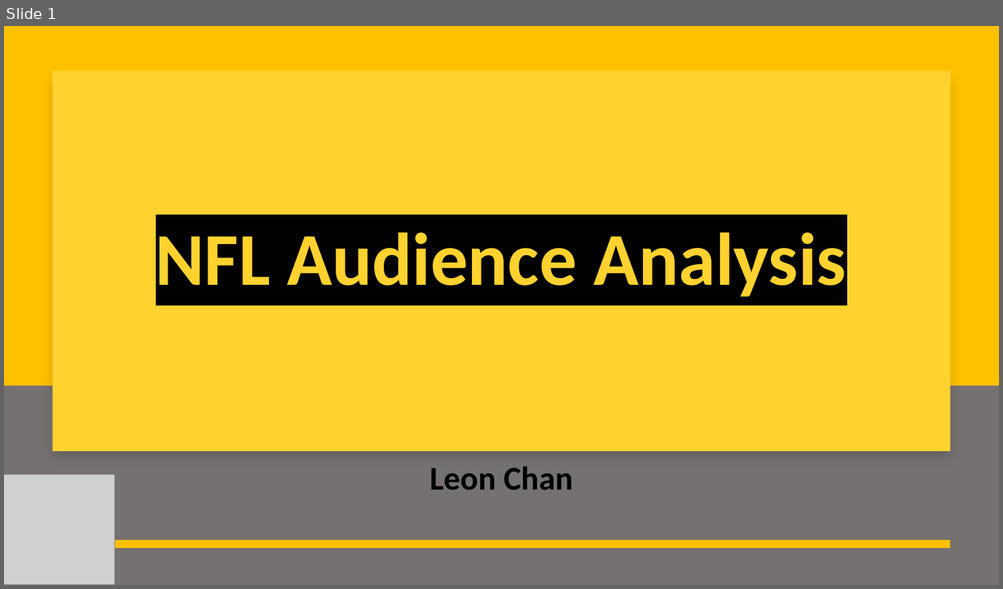
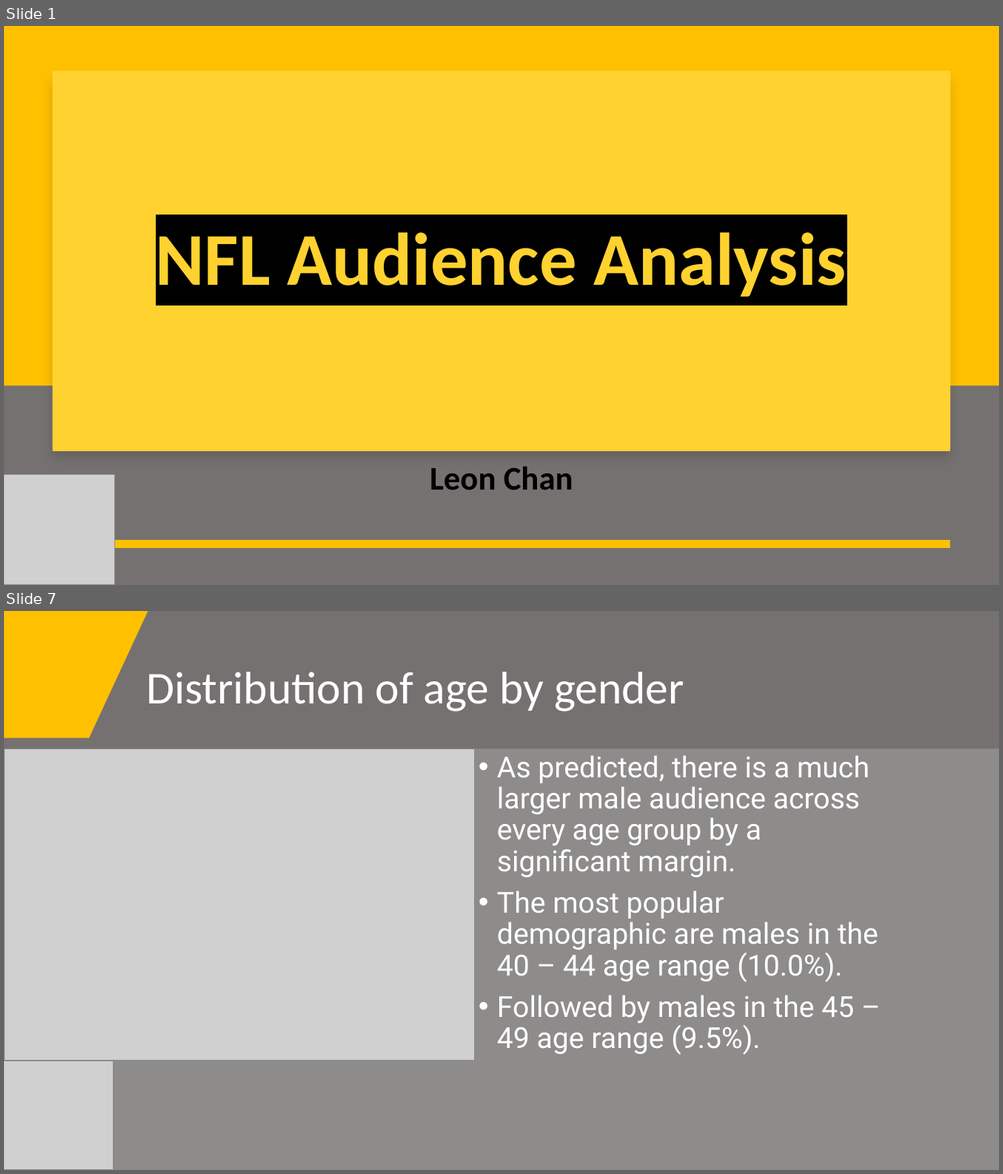
Before and after one commit to leonghchan/nfl-audience-analysis, a slide deck: NFL_Audience_Presentation.pptx. Shown one above the other, each under a label of ours: slide 1 before the commit, slides 1 and 7 after it; the slides between them are not shown. The pictures are 1003x589 and 1003x1174 pixels, drawn with LibreOffice and Linux fonts; fonts in the diff are those of the drawing; grey boxes stand for pictures. Boxes give left, top, right and bottom in pixels: in the first picture for what was removed or moved away, otherwise in the second. Text is boxed around its words. In the diff, an @@ line names an element or a change of style, - is before the commit and + after.

```diff
--- a/NFL_Audience_Presentation.pptx
+++ b/NFL_Audience_Presentation.pptx
@@ slide 7 added at <box>4,611,999,1170</box>, background #767171 @@
@@ freeform shape added at <box>4,611,148,738</box>, fill #FFC000 @@
@@ title added at <box>146,672,684,712</box>, 44 pt, text #FFFFFF @@
+Distribution of age by gender
@@ freeform shape added at <box>4,749,999,1170</box>, fill #A6A6A6 at 50% opacity @@
@@ freeform shape added at <box>4,749,83,920</box>, fill #404040 @@
@@ picture added at <box>4,749,474,1062</box> @@
@@ text added at <box>497,755,878,1055</box>, 28 pt, text #FFFFFF @@
+• As predicted, there is a much larger male audience across every age group by a significant margin.
+• The most popular demographic are males in the 40 – 44 age range (10.0%).
+• Followed by males in the 45 – 49 age range (9.5%).
@@ picture added at <box>4,1061,114,1170</box> @@
```
Also in this commit, not shown: 3 slides changed, 14 other slides added, 4 slides removed, 9 other files.
